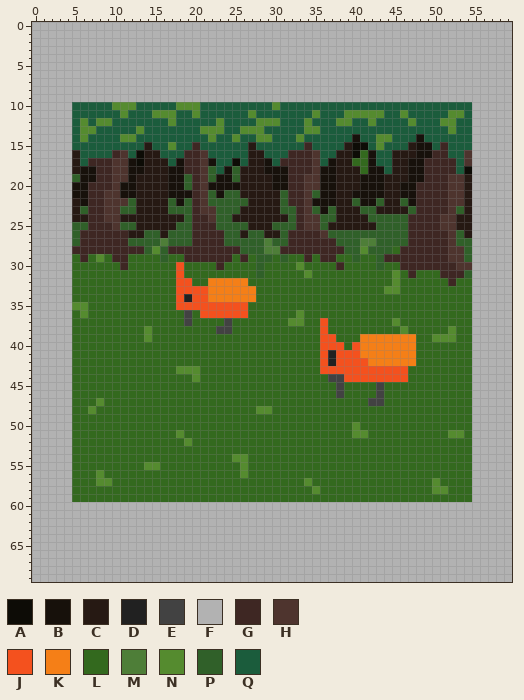
File history of a sprite sheet, player/album/photo_1.png. This is how it looked before the edit.
The file is 60x70 pixels.
Palette (. is transparent): A #0d0c06  B #17110b  C #261913  D #212121  E #424242  F #b2b2b2  G #3e2723  H #4e342e  J #f4511e  K #f57f17  L #33691e  M #4e7e38  N #558b2f  P #306029  Q #1b5c3c
Pixels before, first column x 0:
 0 FFFFFFFFFFFFFFFFFFFFFFFFFFFFFFFFFFFFFFFFFFFFFFFFFFFFFFFFFFFF
 1 FFFFFFFFFFFFFFFFFFFFFFFFFFFFFFFFFFFFFFFFFFFFFFFFFFFFFFFFFFFF
 2 FFFFFFFFFFFFFFFFFFFFFFFFFFFFFFFFFFFFFFFFFFFFFFFFFFFFFFFFFFFF
 3 FFFFFFFFFFFFFFFFFFFFFFFFFFFFFFFFFFFFFFFFFFFFFFFFFFFFFFFFFFFF
 4 FFFFFFFFFFFFFFFFFFFFFFFFFFFFFFFFFFFFFFFFFFFFFFFFFFFFFFFFFFFF
 5 FFFFFFFFFFFFFFFFFFFFFFFFFFFFFFFFFFFFFFFFFFFFFFFFFFFFFFFFFFFF
 6 FFFFFFFFFFFFFFFFFFFFFFFFFFFFFFFFFFFFFFFFFFFFFFFFFFFFFFFFFFFF
 7 FFFFFFFFFFFFFFFFFFFFFFFFFFFFFFFFFFFFFFFFFFFFFFFFFFFFFFFFFFFF
 8 FFFFFFFFFFFFFFFFFFFFFFFFFFFFFFFFFFFFFFFFFFFFFFFFFFFFFFFFFFFF
 9 FFFFFFFFFFFFFFFFFFFFFFFFFFFFFFFFFFFFFFFFFFFFFFFFFFFFFFFFFFFF
10 FFFFFQQQQQNNNQQQQQNNNQQQQQQQQQNQQQQQQQQQQQQQQQQQQQQQQQQFFFFF
11 FFFFFQQQQQQNQQQNNNQQNQQQQQQNQQQQQQQNQQQNNNNNQQNQQQQQNNQFFFFF
12 FFFFFQNQNNQQQQQQQNQQQQQNQQQQNNNQQQNQQQNNQQNQQQQNQQQNNQQFFFFF
13 FFFFFQNNQQQQQNQQQQQQQNNNQQNNNQQQQQNNQQQQQQQQQQQQQQQQNQQFFFFF
14 FFFFFQNQQQQNNQQQQQQQQQNQQNQQNNQQQNQQQQQQBQQNNQQQBQQQQQQFFFFF
15 FFFFFQQQQQQQQQCQQNQQGQQQQQQCQQQQQQGQQQQCAAQNQQQCBBQGQQQFFFFF
16 FFFFFCQQQQGHQACCQQQGGHQQQQQCCQQQGGGHQQCCALBQQCCCBBGGQQHFFFFF
17 FFFFFCQGGGHHBACCCQBGGHBQQAQCCBQGGGGHQBCCLLBQQCCBBGGGGQHFFFFF
18 FFFFFCBBGGHHBBCCCBBGGHPQBPCCCBBBGGGHBBCCCLBBQCCBBGGGGQAFFFFF
19 FFFFFPBBGGHHBCCCCBBPGHPBBPCCCCBBGGHHBBCCCBBBCCCBBGGGHHCFFFFF
20 FFFFFBBGGGHBBCCCCBBPGHBBBBCCCCBBGGHHBBCCCBBBCCBBGGGGHHCFFFFF
21 FFFFFBBGGHHBBCCCCBBBGHPBPPCCCCCPGGHPBBCCBBBBCCBBGGGGHHCFFFFF
22 FFFFFCBGGHHHPCCCCPBPGHPPPPPCCCCPGGHBBBCCPBBPCCPBGGGGHHCFFFFF
23 FFFFFCPGGHHPPCCCCPPPGHHPPPCCCCCPPGHPBPCCCPPCCCCPGGGGHPCFFFFF
24 FFFFFCCGGHHCCCCCCCCPGGHPPCCCCCCCPGHHPPCCCCPPPPPGGGGHHCCFFFFF
25 FFFFFPPGGGHPPCCCCCPPGGGPPPPCCCPPPGHHPCCCCCCPPPPGGGGHHCCFFFFF
26 FFFFFPGGGGGGCCPPCPPPGGGGPPCPPCCPGGGGHPPPPPPPPPPGGGGGHPCFFFFF
27 FFFFFPGGGGGGPPPPMPPPGGGGPPPPPMPPGGGGGGPPPMMPPPPGGGGGHPPFFFFF
28 FFFFFGGGGGGGGGPNPGGGGGGGGGPPPMMGGGGGGGGPPNPPPLGGGGGGHHPFFFFF
29 FFFFFLGLNLGGLLLLPLLGGGGGGLGLPPLPLLGLGGLLPLLPGGGGGGGGHHPFFFFF
30 FFFFFLLLLLLGLLLLLLJLLLLGLLLLPLLLLNLLLLGLLLLPLLGGGGGGGHHFFFFF
31 FFFFFLLLLLLLLLLLLLJLLLLLLLLLPLLLLLNLLLLLLLLLLNLGLLLGGGPFFFFF
32 FFFFFLLLLLLLLLLLLLJJLLKKKKKLLLLLLLLLLLLLLLLLLNLLLLLLGLLFFFFF
33 FFFFFLLLLLLLLLLLLLJJJJKKKKKKLLLLLLLLLLLLLLLLNNLLLLLLLLLFFFFF
34 FFFFFLLLLLLLLLLLLLJDJJKKKKKKLLLLLLLLLLLLLLLLLLLLLLLLLLLFFFFF
35 FFFFFNNLLLLLLLLLLLJJJJJJJJJLLLLLLLLLLLLLLLLLLLLLLLLLLLLFFFFF
36 FFFFFLNLLLLLLLLLLLLELJJJJJJLLLLLLNLLLLLLLLLLLLLLLLLLLLLFFFFF
37 FFFFFLLLLLLLLLLLLLLELLLLELLLLLLLNNLLJLLLLLLLLNLLLLLLLLLFFFFF
38 FFFFFLLLLLLLLLNLLLLLLLLEELLLLLLLLLLLJLLLLLLLLLNLLLLLNLLFFFFF
39 FFFFFLLLLLLLLLNLLLLLLLLLLLLLLLLLLLLLJJLLLKKKKKKKLLNNNLLFFFFF
40 FFFFFLLLLLLLLLLLLLLLLLLLLLLLLLLLLLLLJJJLJKKKKKKKLLLLLLLFFFFF
41 FFFFFLLLLLLLLLLLLLLLLLLLLLLLLLLLLLLLJDJJJKKKKKKKLLLLLLLFFFFF
42 FFFFFLLLLLLLLLLLLLLLLLLLLLLLLLLLLLLLJDJJJJKKKKKKLLLLLLLFFFFF
43 FFFFFLLLLLLLLLLLLLNNNLLLLLLLLLLLLLLLJJJJJJJJJJJLLLLLLLLFFFFF
44 FFFFFLLLLLLLLLLLLLLLNLLLLLLLLLLLLLLLLEEJJJJJJJJLLLLLLLLFFFFF
45 FFFFFLLLLLLLLLLLLLLLLLLLLLLLLLLLLLLLLLELLLLELLLLLLLLLLLFFFFF
46 FFFFFLLLLLLLLLLLLLLLLLLLLLLLLLLLLLLLLLELLLLELLLLLLLLLLLFFFFF
47 FFFFFLLLNLLLLLLLLLLLLLLLLLLLLLLLLLLLLLLLLLEELLLLLLLLLLLFFFFF
48 FFFFFLLNLLLLLLLLLLLLLLLLLLLLNNLLLLLLLLLLLLLLLLLLLLLLLLLFFFFF
49 FFFFFLLLLLLLLLLLLLLLLLLLLLLLLLLLLLLLLLLLLLLLLLLLLLLLLLLFFFFF
50 FFFFFLLLLLLLLLLLLLLLLLLLLLLLLLLLLLLLLLLLNLLLLLLLLLLLLLLFFFFF
51 FFFFFLLLLLLLLLLLLLNLLLLLLLLLLLLLLLLLLLLLNNLLLLLLLLLLNNLFFFFF
52 FFFFFLLLLLLLLLLLLLLNLLLLLLLLLLLLLLLLLLLLLLLLLLLLLLLLLLLFFFFF
53 FFFFFLLLLLLLLLLLLLLLLLLLLLLLLLLLLLLLLLLLLLLLLLLLLLLLLLLFFFFF
54 FFFFFLLLLLLLLLLLLLLLLLLLLNNLLLLLLLLLLLLLLLLLLLLLLLLLLLLFFFFF
55 FFFFFLLLLLLLLLNNLLLLLLLLLLNLLLLLLLLLLLLLLLLLLLLLLLLLLLLFFFFF
56 FFFFFLLLNLLLLLLLLLLLLLLLLLNLLLLLLLLLLLLLLLLLLLLLLLLLLLLFFFFF
57 FFFFFLLLNNLLLLLLLLLLLLLLLLLLLLLLLLNLLLLLLLLLLLLLLLNLLLLFFFFF
58 FFFFFLLLLLLLLLLLLLLLLLLLLLLLLLLLLLLNLLLLLLLLLLLLLLNNLLLFFFFF
59 FFFFFLLLLLLLLLLLLLLLLLLLLLLLLLLLLLLLLLLLLLLLLLLLLLLLLLLFFFFF
60 FFFFFFFFFFFFFFFFFFFFFFFFFFFFFFFFFFFFFFFFFFFFFFFFFFFFFFFFFFFF
61 FFFFFFFFFFFFFFFFFFFFFFFFFFFFFFFFFFFFFFFFFFFFFFFFFFFFFFFFFFFF
62 FFFFFFFFFFFFFFFFFFFFFFFFFFFFFFFFFFFFFFFFFFFFFFFFFFFFFFFFFFFF
63 FFFFFFFFFFFFFFFFFFFFFFFFFFFFFFFFFFFFFFFFFFFFFFFFFFFFFFFFFFFF
64 FFFFFFFFFFFFFFFFFFFFFFFFFFFFFFFFFFFFFFFFFFFFFFFFFFFFFFFFFFFF
65 FFFFFFFFFFFFFFFFFFFFFFFFFFFFFFFFFFFFFFFFFFFFFFFFFFFFFFFFFFFF
66 FFFFFFFFFFFFFFFFFFFFFFFFFFFFFFFFFFFFFFFFFFFFFFFFFFFFFFFFFFFF
67 FFFFFFFFFFFFFFFFFFFFFFFFFFFFFFFFFFFFFFFFFFFFFFFFFFFFFFFFFFFF
68 FFFFFFFFFFFFFFFFFFFFFFFFFFFFFFFFFFFFFFFFFFFFFFFFFFFFFFFFFFFF
69 FFFFFFFFFFFFFFFFFFFFFFFFFFFFFFFFFFFFFFFFFFFFFFFFFFFFFFFFFFFF
The result:
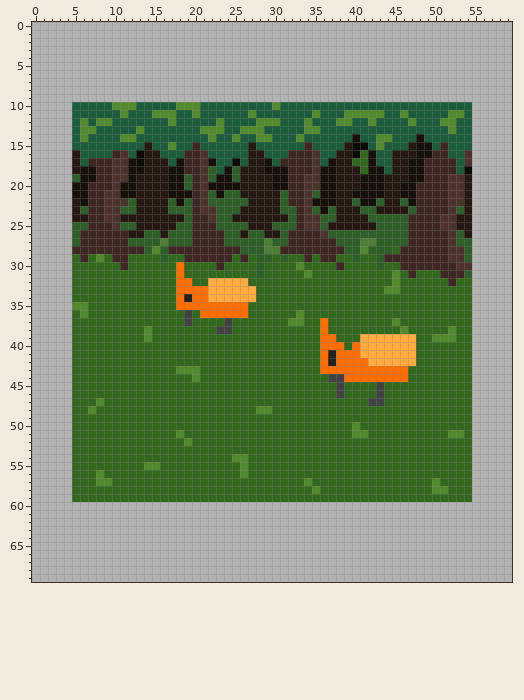
Edits made:
Colour J changes from #f4511e to #ff6d00.
Colour K changes from #f57f17 to #ffab40.
